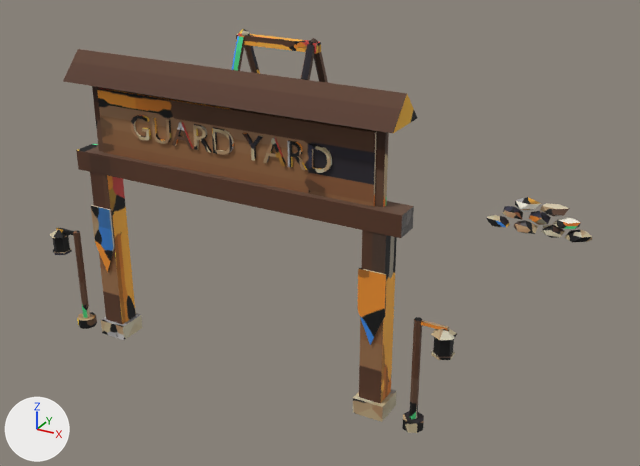
One commit to the FBX model assets/stations/area_guard_2_5.fbx: the scene before it, then after it.
Camera for both pictures: a camera (50 mm lens) standing at (54.7, -138.5, 60.3) and looking at (-11.6, -17.9, 0.0). Arrows for +X, +Y and +Z are at lower left; the lights stay in place. The picture after the commit comes second.

Names of what the first picture shows: 'area_guard_2_5_body' and 1 more.
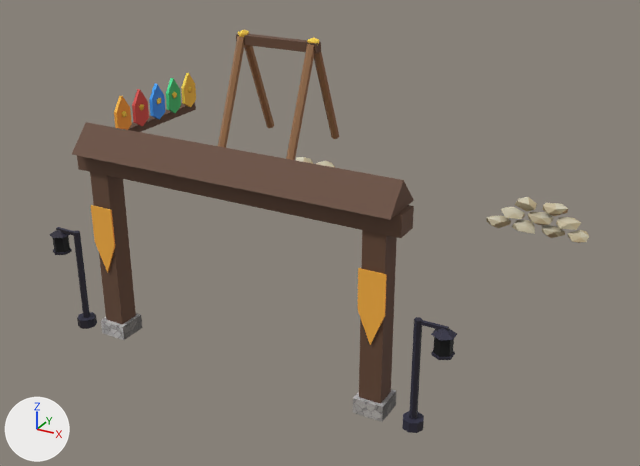
Boxes [x1, y1, x2, y2] around the edits, measured in the pictures (640 x 466 px; the box of a moved part takes in the faces that stretch with it):
'area_guard_2_5_body', reshaped: before [50, 29, 592, 433]; after [50, 30, 589, 433]
part 1 of me_area_guard_2_5_body, moved or reshaped: before [63, 49, 417, 133]; after [72, 122, 414, 219]
part 2 of me_area_guard_2_5_body, rebuilt: before [308, 38, 318, 45]; after [307, 38, 320, 46]
part 3 of me_area_guard_2_5_body, rebuilt: before [238, 29, 249, 37]; after [238, 30, 249, 37]
part 4 of me_area_guard_2_5_body, deleted (brown): before [92, 86, 389, 207]
part 5 of me_area_guard_2_5_body, moved or reshaped (not visible before): after [296, 157, 335, 168]
part 6 of me_area_guard_2_5_body, moved or reshaped: before [487, 197, 592, 242]; after [486, 197, 589, 243]
part 7 of me_area_guard_2_5_body, moved or reshaped (not visible before): after [139, 86, 192, 111]
part 8 of me_area_guard_2_5_body, surface changed: [50, 34, 565, 433] in both

The change, as a diff of the scene's bpy script:
```diff
--- a/assets/stations/area_guard_2_5.fbx.py
+++ b/assets/stations/area_guard_2_5.fbx.py
@@ me_area_guard_2_5_body @@
 # used by ob_area_guard_2_5_body; location = (0.0, 0.0, 0.0)
-me_area_guard_2_5_body.from_pydata(...)  # 1700 vertices, 2297 faces; spans x -77.0..30.0, y -63.0..33.0, z 0.0..38.0
+me_area_guard_2_5_body.from_pydata(...)  # 670 vertices, 776 faces; spans x -77.0..29.6, y -63.0..33.0, z 0.0..29.0
+# me_area_guard_2_5_body part 1: the loose piece of 6 vertices spanning x -21.2..21.2, y -63.0..-57.0, z 34.7..38.0 is moved by (0.0, 0.0, -9.0)
+# me_area_guard_2_5_body part 2: the loose piece of 12 vertices spanning x -35.4..-32.7, y 18.5..21.4, z 21.4..24.1 is rebuilt with 12 vertices and now spans x -35.3..-32.5, y 19.0..21.5, z 21.8..24.2
+# me_area_guard_2_5_body part 3: the loose piece of 12 vertices spanning x -52.1..-49.5, y 18.5..21.4, z 21.8..24.4 is rebuilt with 12 vertices and now spans x -52.0..-49.9, y 18.7..21.4, z 21.5..24.2
+# me_area_guard_2_5_body part 4: 11 loose pieces with 1030 vertices, spanning x -19.2..19.2, y -60.9..-59.4, z 24.7..34.7, are deleted
+# me_area_guard_2_5_body part 5: 9 vertices moved from x -20.9..-14.8, y -3.5..-1.1, z 1.3..4.2 to x -20.5..-14.8, y -3.9..-1.4, z 1.2..4.2; 83 vertices removed from x -30.0..-12.5, y -3.9..-1.0, z 0.6..6.7; 83 vertices added at x -29.7..-12.3, y -4.0..-1.0, z 0.8..7.0
+# me_area_guard_2_5_body part 6: 10 vertices moved from x 16.8..25.1, y -3.5..-1.7, z 0.7..5.3 to x 16.8..25.5, y -3.8..-1.6, z 0.6..5.3; 82 vertices removed from x 12.6..30.0, y -4.0..-1.1, z 0.5..7.0; 82 vertices added at x 12.3..29.6, y -3.9..-1.0, z 0.5..7.1
+# me_area_guard_2_5_body part 7: 7 vertices moved from x -74.3..-72.5, y 22.9..30.3, z 5.8..6.8 to x -74.3..-72.7, y 22.9..30.4, z 5.9..6.8; 29 vertices removed from x -74.5..-72.4, y 10.7..24.3, z 5.4..7.5; 29 vertices added at x -74.4..-72.5, y 10.6..24.4, z 5.1..7.4
+# me_area_guard_2_5_body part 8: 331 kept faces spanning x -77.0..28.2, y -62.4..33.0, z 0.0..25.7 get new texture (UV) coordinates
+# other edits to the shape of me_area_guard_2_5_body do not show in these pictures
 me_area_guard_2_5_body.materials.append(mat_area_guard_2_5_baked)
```
